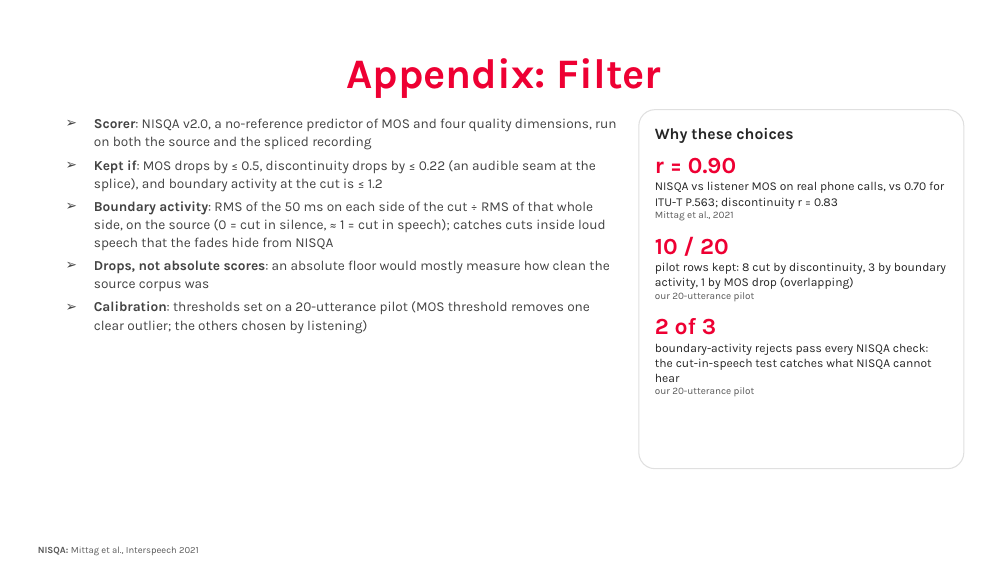
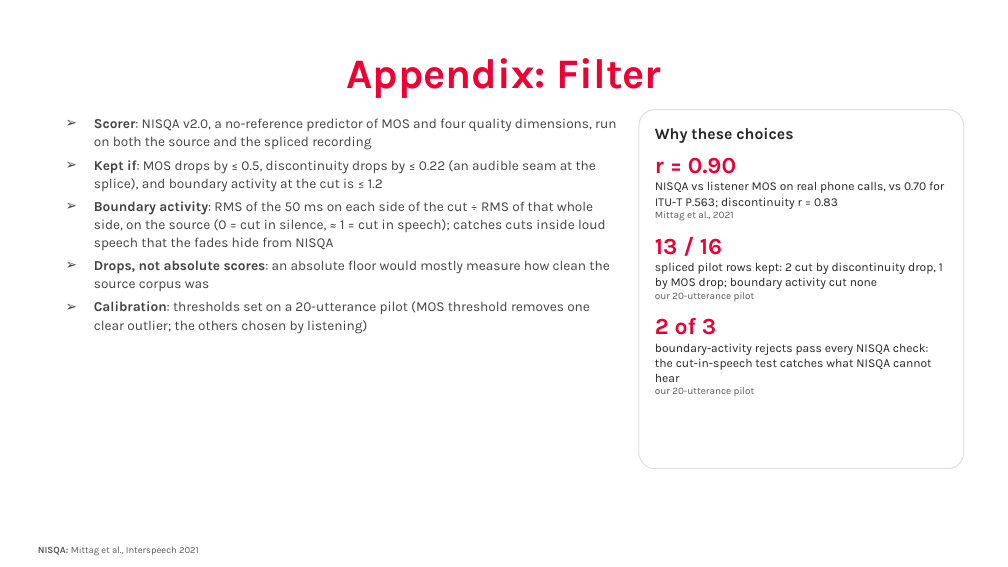
Before and after one commit to nhakanasi/VDT_GD2, a slide deck: slide 41 of Method.pptx (slide 34 before the commit). Drawn at 1008x567 pixels with LibreOffice and Linux fonts; fonts in the diff are those of the drawing; background and template pictures are left out. Boxes give left, top, right and bottom in pixels: in the first picture for what was removed or moved away, otherwise in the second. Text is boxed around its words. In the diff, an @@ line names an element or a change of style, - is before the commit and + after.

```diff
--- a/Method.pptx
+++ b/Method.pptx
@@ text in rounded rectangle at box(655, 238, 943, 289): text changed @@
-10 / 20
-pilot rows kept: 8 cut by discontinuity, 3 by boundary activity, 1 by MOS drop (overlapping)
+13 / 16
+spliced pilot rows kept: 2 cut by discontinuity drop, 1 by MOS drop; boundary activity cut none
```
Also in this commit, not shown: 2 other slides changed, 8 slides added, 3 other files.
